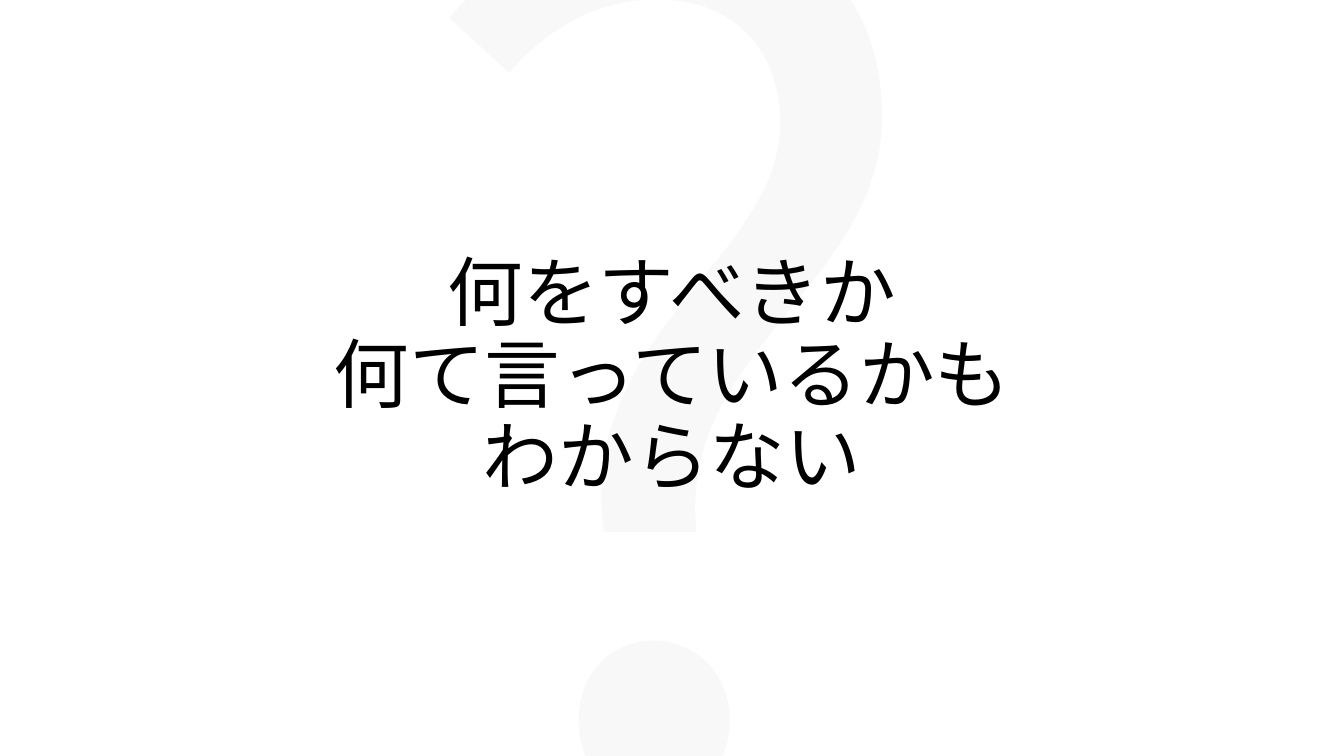
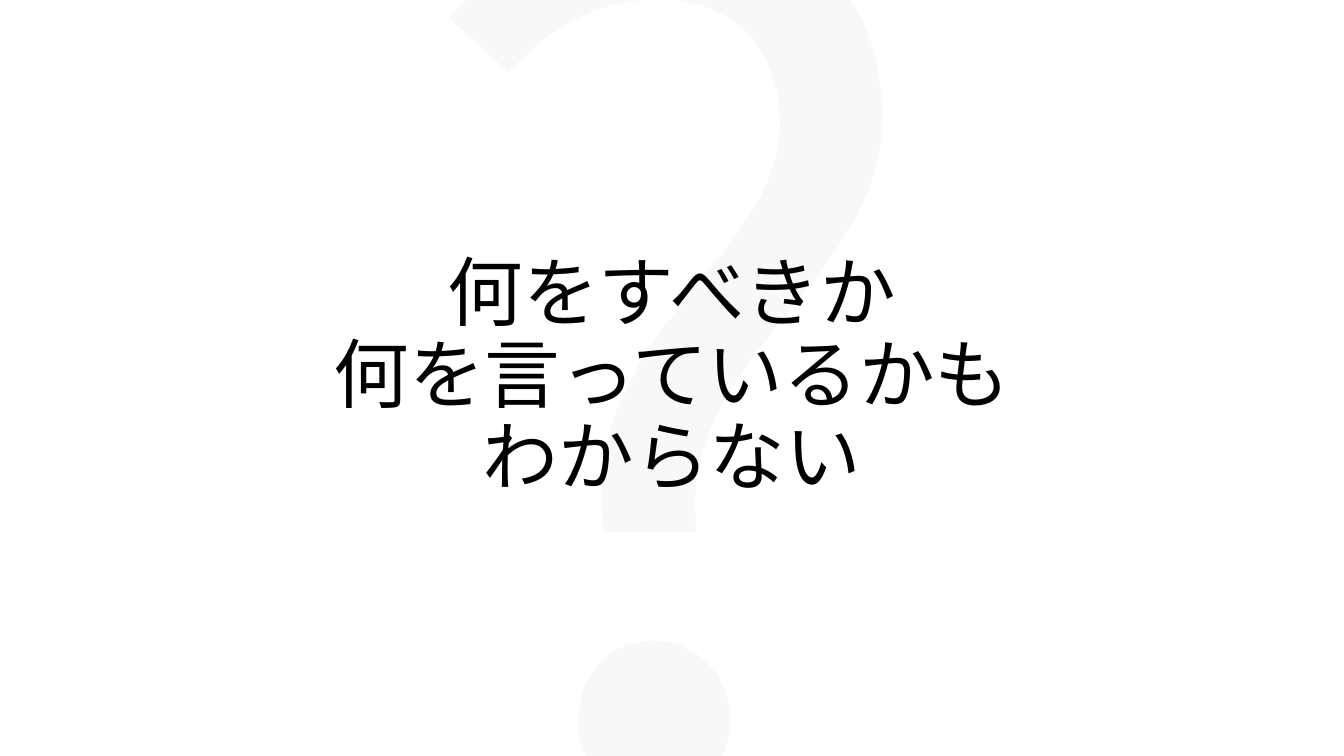
Before and after one commit to ishiomaru/WHYAI, a slide deck: slide 8 of docs/docs-new/WHYAI slide1.pptx. Drawn at 1344x756 pixels with LibreOffice and Linux fonts; fonts in the diff are those of the drawing. Boxes give left, top, right and bottom in pixels: in the first picture for what was removed or moved away, otherwise in the second. Text is boxed around its words. In the diff, an @@ line names an element or a change of style, - is before the commit and + after.

```diff
--- a/docs/docs-new/WHYAI slide1.pptx
+++ b/docs/docs-new/WHYAI slide1.pptx
@@ text at bbox=[334, 325, 1011, 408]: text changed @@
-何て言っているかも
+何を言っているかも
```
Also in this commit, not shown: 1 other slide changed, 19 slides added, 1 slide removed, 2 other files.
